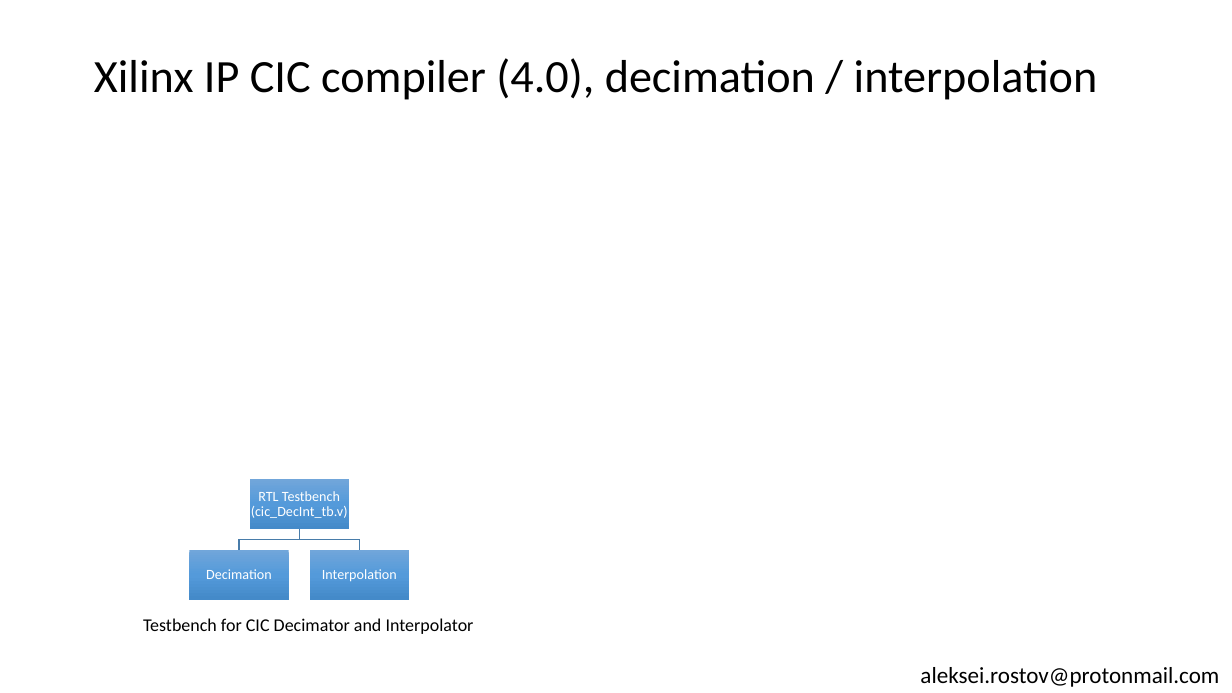
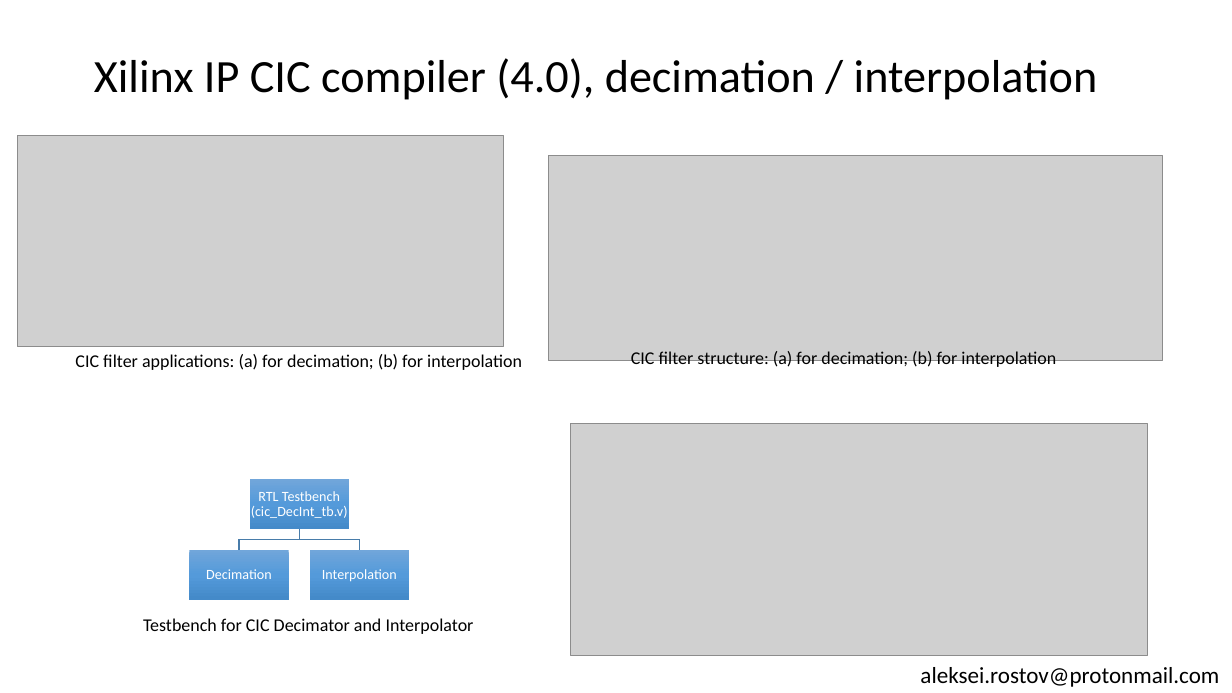
Before and after one commit to farbius/dsp_xilinx_ip, a slide deck: slide 6 of presentation/Xilinx IP cores for Digital Signal Processing.pptx. Drawn at 1232x693 pixels with LibreOffice and Linux fonts; fonts in the diff are those of the drawing; grey boxes stand for pictures. Boxes give left, top, right and bottom in pixels: in the first picture for what was removed or moved away, otherwise in the second. Text is boxed around its words. In the diff, an @@ line names an element or a change of style, - is before the commit and + after.

```diff
--- a/presentation/Xilinx IP cores for Digital Signal Processing.pptx
+++ b/presentation/Xilinx IP cores for Digital Signal Processing.pptx
@@ picture added at [18,136,503,347] @@
@@ picture added at [549,155,1163,361] @@
@@ text added at [75,354,522,370], 14 pt, text #000000 @@
+CIC filter applications: (a) for decimation; (b) for interpolation
@@ text added at [631,351,1056,370], 14 pt, text #000000 @@
+CIC filter structure: (a) for decimation; (b) for interpolation
@@ picture added at [571,424,1148,656] @@
```
Also in this commit, not shown: 2 other slides changed, 1 slide removed, 13 other files.
